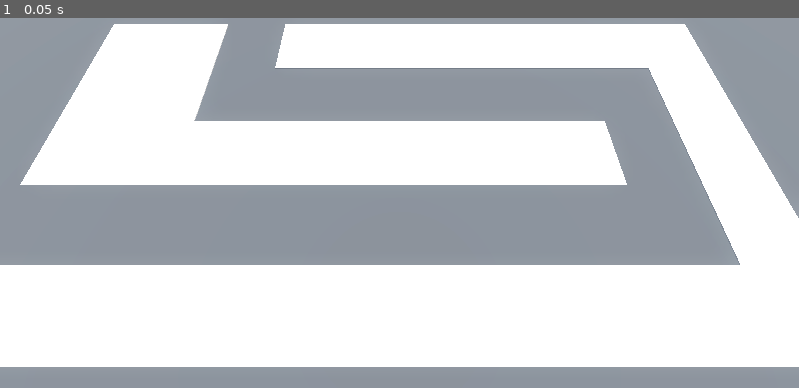
Above: before the commit, frame 1.
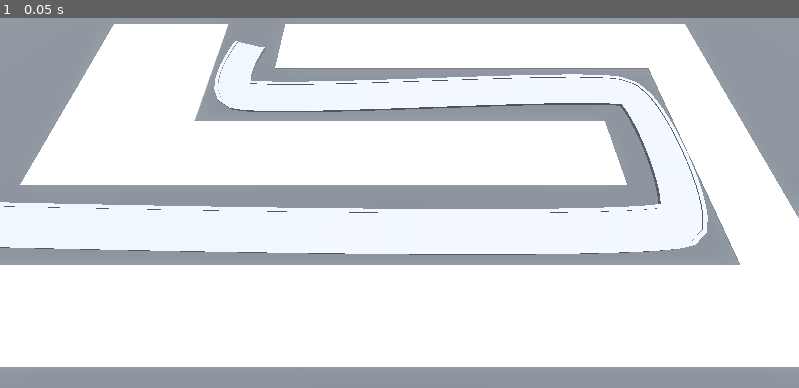
Above: after the commit, the same moment.

Repository: FabioAVSilva/Barbarian-Blaster
Game: Godot game, scene res://BaseLevel.tscn
Same seed, same stepped clock (60 frames per second), same inputs: the game is played once before the commit and once after it.
Inputs:
- Up to frame 1 (0.05 s): no input

The runs differ from the first frame. In frame 1, 17% of the frame differs, in the area x 0-89%, y 6-65%.

Commit message:
Added a Path3d node
Created a path for the enemies to travel using the Path3d node
Added multiple CSGPolygon3d nodes to represent the road where the enemies will travel

Diff:
--- a/BaseLevel.tscn
+++ b/BaseLevel.tscn
@@ -17,6 +17,13 @@
 
 [sub_resource type="StandardMaterial3D" id="StandardMaterial3D_lvb7b"]
 albedo_color = Color(0.266667, 0.266667, 0.266667, 1)
+
+[sub_resource type="Curve3D" id="Curve3D_lvb7b"]
+_data = {
+"points": PackedVector3Array(0, 0, 0, 0, 0, 0, -24, 0, 6, -1, 0, 1, 1, 0, -1, 14, 0, 6, 1, 0, 1, -1, 0, -1, 14, 0, -2, 1, 0, 1, -1, 0, -1, -10, 0, -2, 0, 0, 0, 0, 0, 0, -10, 0, -6),
+"tilts": PackedFloat32Array(0, 0, 0, 0, 0)
+}
+point_count = 5
 
 [node name="BaseLevel" type="Node3D"]
 
@@ -42,3 +49,48 @@
 data = {
 "cells": PackedInt32Array(65535, 65534, 0, 65535, 2, 0, 65531, 65535, 0, 3, 65534, 0, 2, 65534, 0, 65534, 2, 0, 65533,  …(306 unchanged characters)…
 }
+
+[node name="Path3D" type="Path3D" parent="."]
+curve = SubResource("Curve3D_lvb7b")
+
+[node name="Road" type="CSGPolygon3D" parent="Path3D"]
+polygon = PackedVector2Array(-1, 0, -1, 0.1, 1, 0.1, 1, 0)
+mode = 2
+path_node = NodePath("..")
+path_interval_type = 0
+path_interval = 0.5
+path_simplify_angle = 0.0
+path_rotation = 2
+path_rotation_accurate = false
+path_local = false
+path_continuous_u = true
+path_u_distance = 1.0
+path_joined = false
+
+[node name="LeftEdge" type="CSGPolygon3D" parent="Path3D"]
+polygon = PackedVector2Array(-1.1, 0, -1.1, 0.15, -0.9, 0.15, -0.9, 0)
+mode = 2
+path_node = NodePath("..")
+path_interval_type = 0
+path_interval = 0.5
+path_simplify_angle = 0.0
+path_rotation = 2
+path_rotation_accurate = false
+path_local = false
+path_continuous_u = true
+path_u_distance = 1.0
+path_joined = false
+
+[node name="RightEdge" type="CSGPolygon3D" parent="Path3D"]
+polygon = PackedVector2Array(0.9, 0, 0.9, 0.15, 1.1, 0.15, 1.1, 0)
+mode = 2
+path_node = NodePath("..")
+path_interval_type = 0
+path_interval = 0.5
+path_simplify_angle = 0.0
+path_rotation = 2
+path_rotation_accurate = false
+path_local = false
+path_continuous_u = true
+path_u_distance = 1.0
+path_joined = false
Not shown: 1 places in BaseLevel.tscn that only renumber resources
